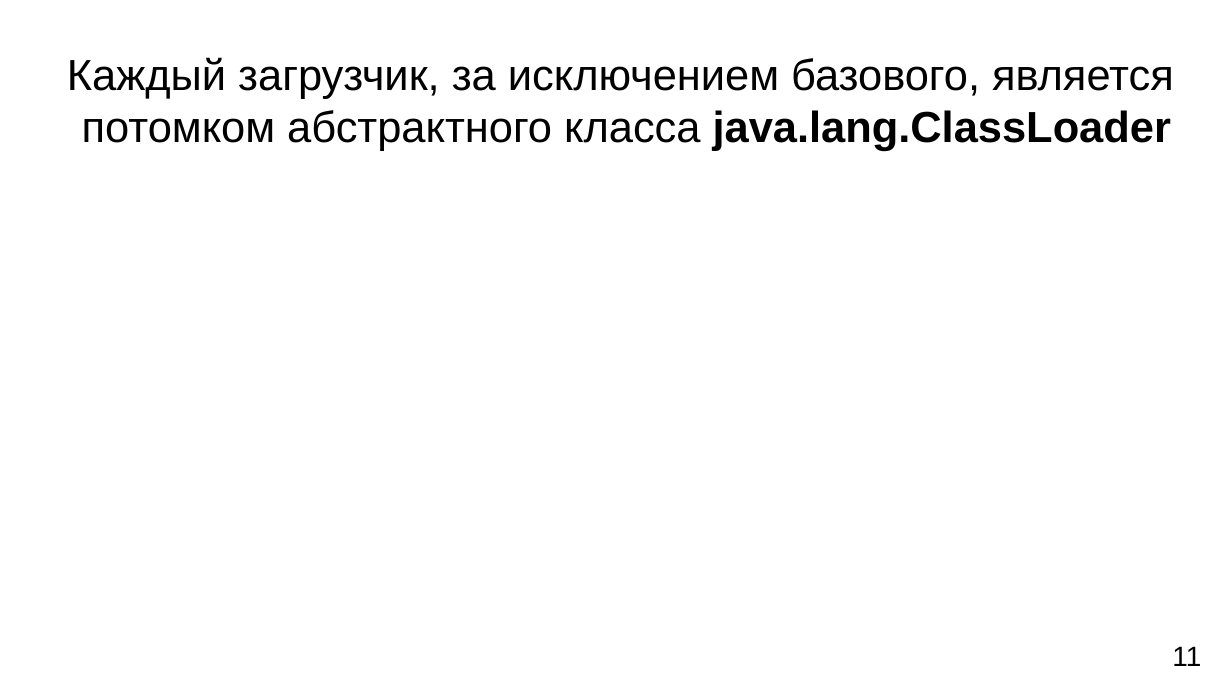
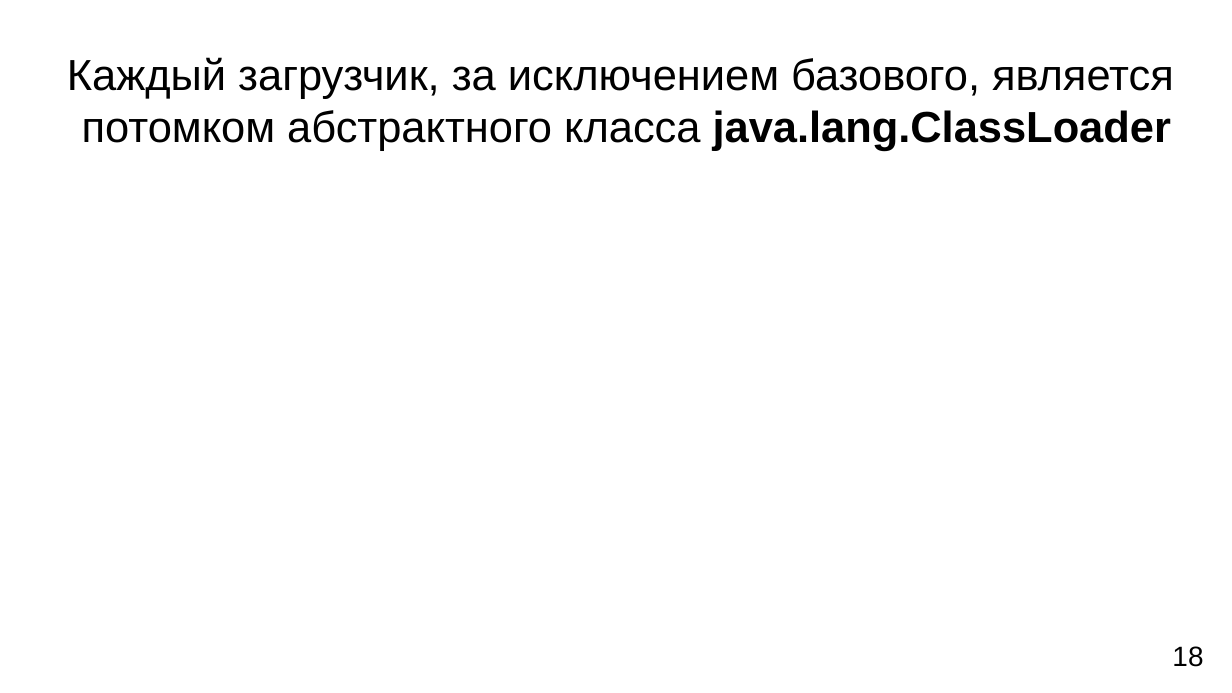
Before and after one commit to DenisPavlov/classloaders, a slide deck: slide 18 of resources/presentation.odp. Drawn at 1232x693 pixels with LibreOffice and Linux fonts; fonts in the diff are those of the drawing. Boxes give left, top, right and bottom in pixels: in the first picture for what was removed or moved away, otherwise in the second. Text is boxed around its words. In the diff, an @@ line names an element or a change of style, - is before the commit and + after.

```diff
--- a/resources/presentation.odp
+++ b/resources/presentation.odp
@@ text at (1172,646,1203,667): text changed @@
-11
+18
```
Also in this commit, not shown: 20 other slides changed, 1 slide removed, 1 other file.
